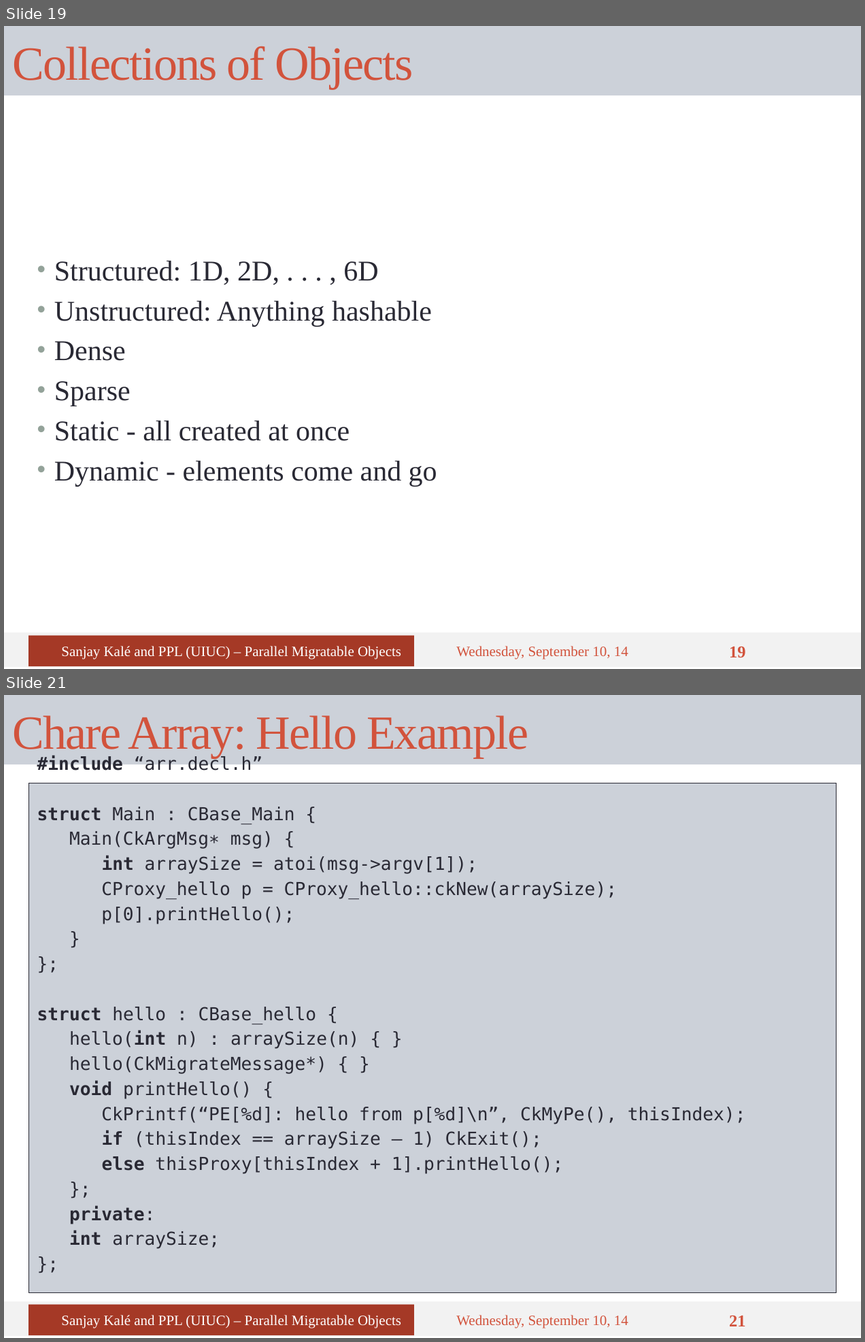
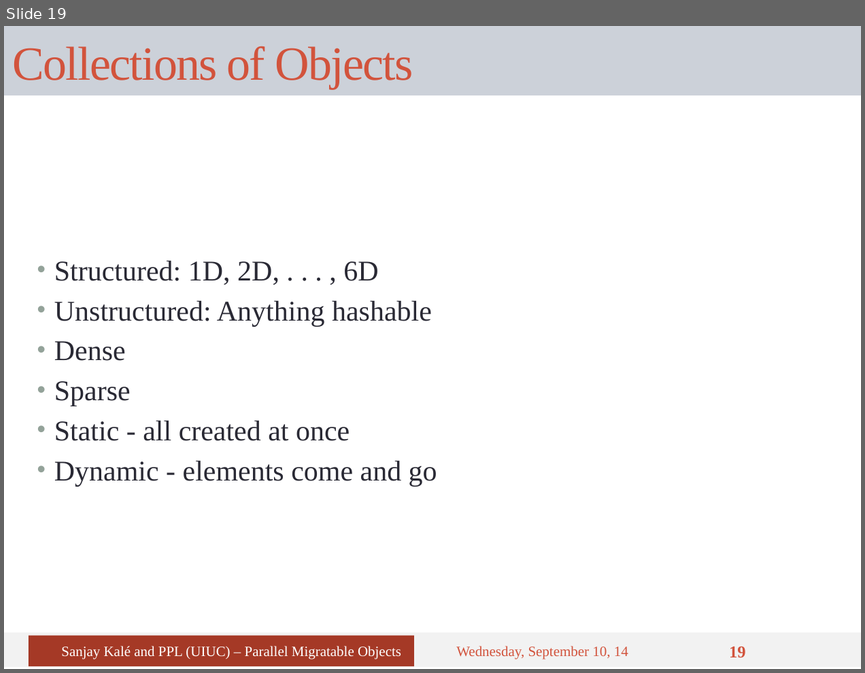
Before and after one commit to UIUC-PPL/charm_tutorial, a slide deck: tutorial-04-charm_basics.pptx. Shown one above the other, each under a label of ours: slides 19 and 21 before the commit, slide 19 after it; the slides between them are not shown. The pictures are 865x1342 and 865x673 pixels, drawn with LibreOffice and Linux fonts; fonts in the diff are those of the drawing. Boxes give left, top, right and bottom in pixels: in the first picture for what was removed or moved away, otherwise in the second. Text is boxed around its words. In the diff, an @@ line names an element or a change of style, - is before the commit and + after.

```diff
--- a/tutorial-04-charm_basics.pptx
+++ b/tutorial-04-charm_basics.pptx
@@ slide 21 removed at [4, 695, 861, 1338], background #FFFFFF; not listed: 1 template element that a slide beside it also shows @@
@@ title removed at [4, 695, 861, 764] @@
-Chare Array: Hello Example
@@ text removed at [29, 783, 836, 1292] @@
-#include “arr.decl.h”
-struct Main : CBase_Main {
-Main(CkArgMsg∗ msg) {
-int arraySize = atoi(msg->argv[1]);
-CProxy_hello p = CProxy_hello::ckNew(arraySize);
-p[0].printHello();
-}
-};
-struct hello : CBase_hello {
-hello(int n) : arraySize(n) { }
-hello(CkMigrateMessage*) { }
-void printHello() {
-CkPrintf(“PE[%d]: hello from p[%d]\n”, CkMyPe(), thisIndex);
-if (thisIndex == arraySize – 1) CkExit();
-else thisProxy[thisIndex + 1].printHello();
-};
-private:
-int arraySize;
-};
-#include “arr.def.h”
@@ rectangle removed at [29, 1304, 415, 1335] @@
-Sanjay Kalé and PPL (UIUC) – Parallel Migratable Objects
@@ text removed at [456, 1314, 628, 1328] @@
-Wednesday, September 10, 14
@@ page number removed at [729, 1315, 746, 1326] @@
-21
```
Also in this commit, not shown: 3 slides changed, 3 other slides removed, 10 other files.
